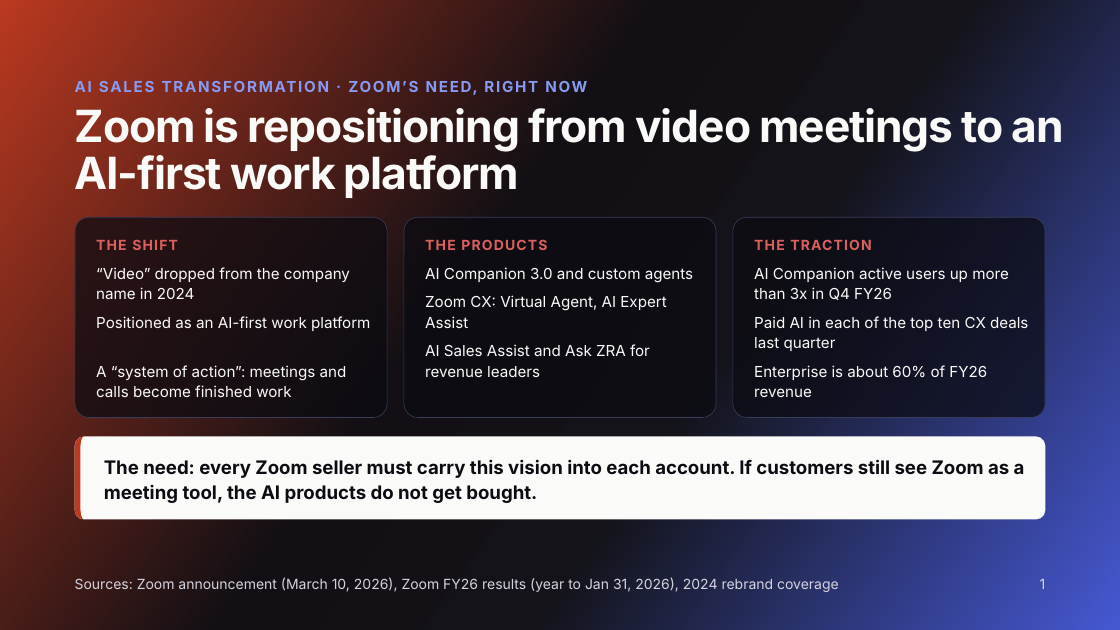
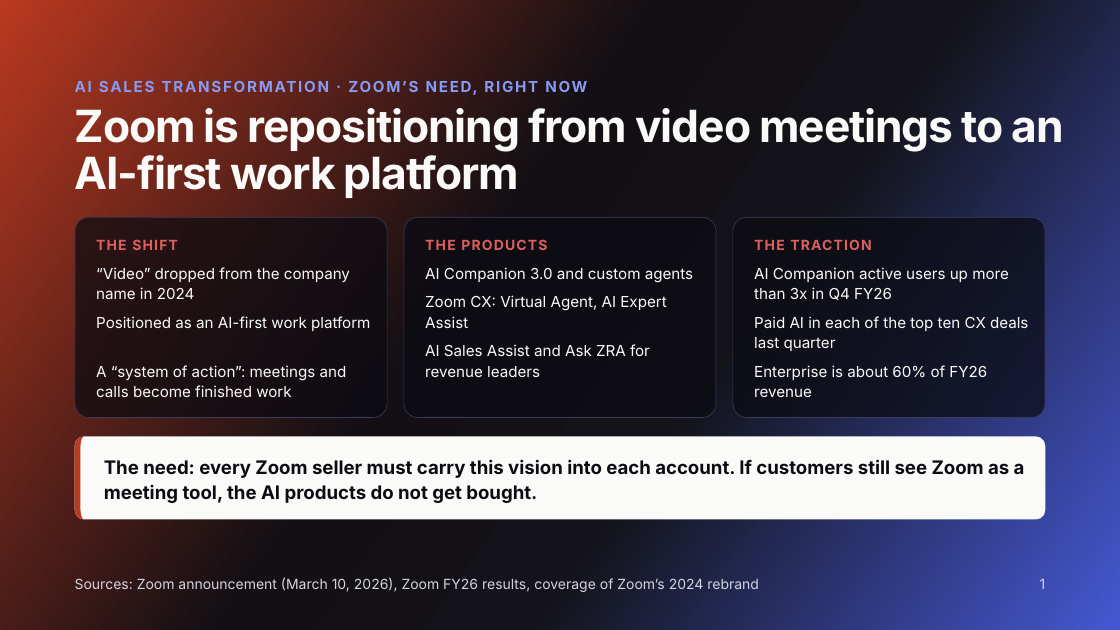
Before and after one commit to gayatrikulkaa-commits/zoom-cro-gtm-platform, a slide deck: slide 1 of Zoom CRO Pitch (6 slides) v2.pptx. Drawn at 1120x630 pixels with LibreOffice and Linux fonts; fonts in the diff are those of the drawing. Boxes give left, top, right and bottom in pixels: in the first picture for what was removed or moved away, otherwise in the second. Text is boxed around its words. In the diff, an @@ line names an element or a change of style, - is before the commit and + after.

```diff
--- a/Zoom CRO Pitch (6 slides) v2.pptx
+++ b/Zoom CRO Pitch (6 slides) v2.pptx
@@ text at (75, 577, 759, 592): text changed @@
-Sources: Zoom announcement (March 10, 2026), Zoom FY26 results (year to Jan 31, 2026), 2024 rebrand coverage
+Sources: Zoom announcement (March 10, 2026), Zoom FY26 results, coverage of Zoom’s 2024 rebrand
```
Also in this commit, not shown: 3 other slides changed, 14 other files.
